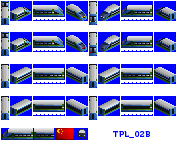
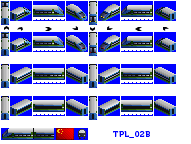
Comparing the layer stacks of the two 191×144 images. Changes:
added group "arrows copy" with 8 layers above "tpl_02b" over [4, 26, 169, 31]
added layer "Arrow 2 1 copy 7" in group "arrows copy" over [163, 27, 169, 31]
added layer "Arrow 2 1 copy 6" in group "arrows copy" over [135, 27, 142, 31]
added layer "Arrow 2 1 copy 5" in group "arrows copy" over [107, 26, 113, 30]
added layer "Arrow 2 1 copy 4" in group "arrows copy" over [90, 27, 95, 31]
added layer "Arrow 2 1 copy 3" in group "arrows copy" over [72, 26, 78, 30]
added layer "Arrow 2 1 copy 2" in group "arrows copy" over [45, 27, 52, 31]
added layer "Arrow 2 1 copy" in group "arrows copy" over [17, 27, 23, 31]
added layer "Arrow 2 1" in group "arrows copy" over [4, 26, 9, 30]